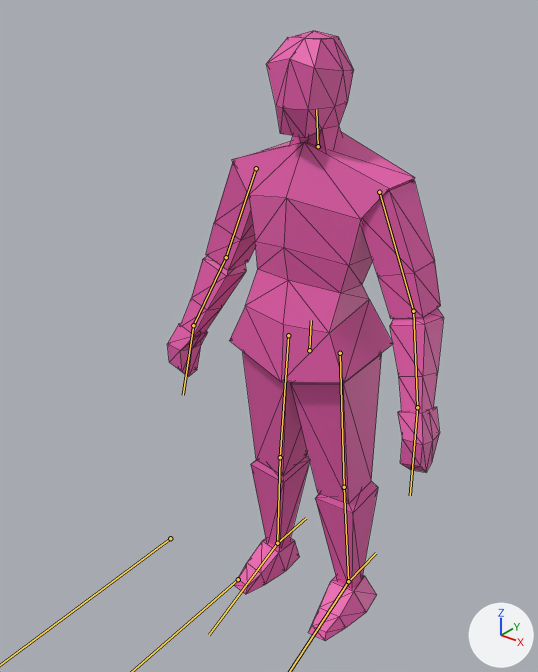
What one commit did to the glTF model Models/man.glb.
Both versions are drawn from a camera (50 mm lens) standing at (1.148, -1.631, 1.944) and looking at (-0.011, -0.182, 1.046). Lighting does not change. The marker at lower right points along +X, +Y and +Z. The bones that bend it are drawn over the model as lines. Mesh edges are drawn as thin lines.

Objects in the first picture: 'man'.
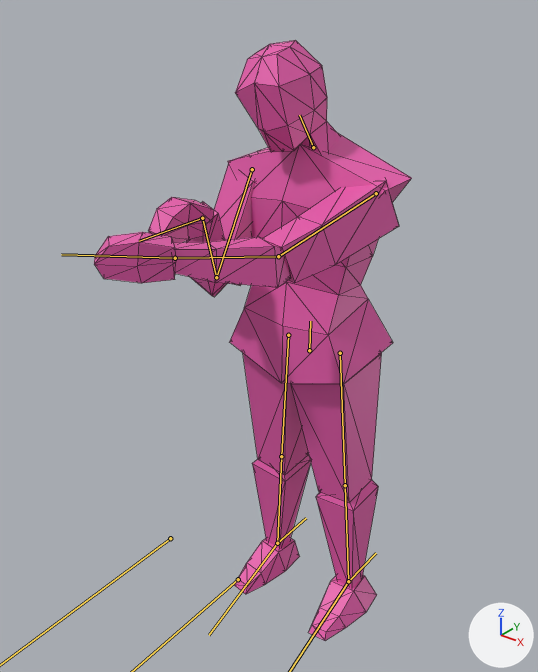
Commit message: smg pickup/aim

The newer file adds an action. The first version stands in its rest pose; the second is drawn at frame 0 of the action 'smg_aim'.

What differs and where, as boxes (x1, y1, x2, y2) in the pictures (538 x 672 px):
'man', posed (15% wider)
    before: (167, 31, 444, 641)
    after: (94, 40, 412, 641)
bone 'body', root to tip
    before: (309, 350) to (311, 320)
    after: (309, 350) to (310, 321)
bone 'head', root to tip
    before: (318, 146) to (316, 109)
    after: (313, 147) to (299, 115)
bone 'upperarm.l', root to tip
    before: (379, 192) to (413, 311)
    after: (376, 193) to (278, 256)
bone 'lowerarm.l', root to tip
    before: (413, 311) to (417, 407)
    after: (278, 256) to (175, 258)
bone 'hand.l', root to tip
    before: (417, 407) to (410, 495)
    after: (175, 258) to (61, 254)
bone 'upperarm.r', root to tip
    before: (256, 168) to (226, 257)
    after: (252, 169) to (216, 277)
bone 'lowerarm.r', root to tip
    before: (226, 257) to (193, 325)
    after: (216, 277) to (202, 218)
bone 'hand.r', root to tip
    before: (193, 325) to (183, 395)
    after: (202, 218) to (139, 241)

What the commit changed:
Bone 'body' (bone_body) turns from (0, 0, 0) to (2, 0, 0) degrees about its own x, y and z.
Bone 'head' (bone_head) turns from (0, 0, 0) to (15, -1, 12) degrees about its own x, y and z.
Bone 'upperarm.l' (bone_upperarm_l) turns from (0, 0, 0) to (75, 18, -16) degrees about its own x, y and z.
Bone 'lowerarm.l' (bone_lowerarm_l) turns from (0, 0, 0) to (9, 0, -7) degrees about its own x, y and z.
Bone 'hand.l' (bone_hand_l) turns from (0, 0, 0) to (5, -6, -9) degrees about its own x, y and z.
Bone 'upperarm.r' (bone_upperarm_r) turns from (0, 0, 0) to (27, 4, 20) degrees about its own x, y and z.
Bone 'lowerarm.r' (bone_lowerarm_r) turns from (0, 0, 0) to (113, -11, -17) degrees about its own x, y and z.
Bone 'hand.r' (bone_hand_r) turns from (0, 0, 0) to (-52, 14, -16) degrees about its own x, y and z.
